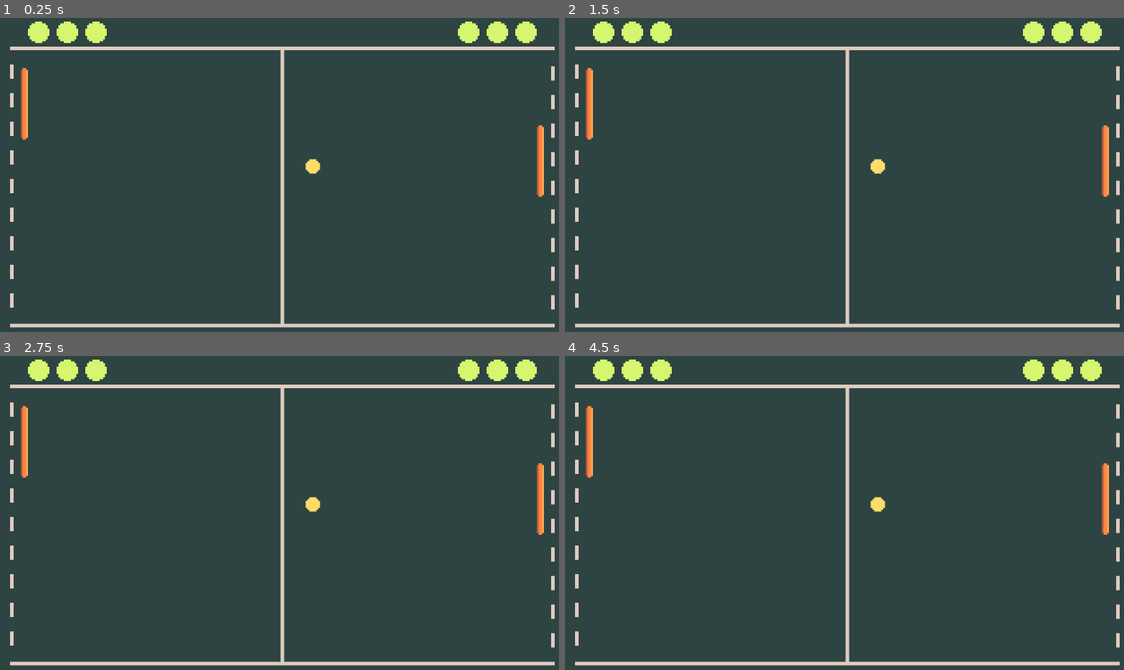
Above: before the commit, frames 1-4 (two rows, left to right).
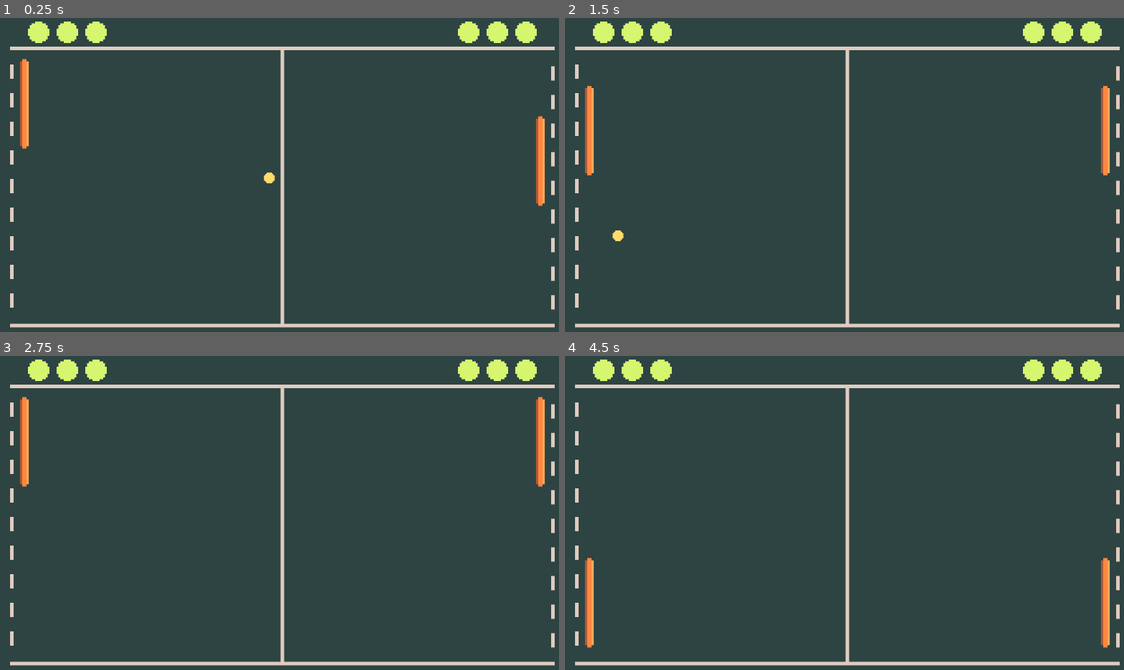
Above: after the commit, the same moments.

Repository: tchapley/twenty-game-challenge
Game: Godot game, scene res://pong/pong.tscn
Same seed, same stepped clock (60 frames per second), same inputs: the game is played once before the commit and once after it. Before the commit the project has no main scene; this scene is started directly in both runs.
Inputs:
- Up to frame 1 (0.25 s): no input
- Up to frame 2 (1.5 s): hold Up (ui_up) 0.53-1.28 s; hold Down (ui_down) from 1.28 s (still down)
- Up to frame 3 (2.75 s): release Down (ui_down) at 2.03 s; hold Up (ui_up) from 2.03 s (still down)
- Up to frame 4 (4.5 s): tap Enter at 3.5 s; release Up (ui_up) at 3.53 s; hold Down (ui_down) from 3.53 s (still down)

The runs differ from the first frame. In frame 1, 0.5% of the frame differs, in the area x 3-98%, y 12-60%; in frame 2, 0.8%; in frame 3, 0.8%; in frame 4, 1.5%, in the area x 3-98%, y 15-93%.

Commit message:
Added basic ball functionality Changed paddle collision shape to capsule

Diff:
--- /dev/null
+++ b/pong/paddle.gd
@@ -0,0 +1,8 @@
+extends CharacterBody2D
+
+const SPEED = 100
+
+func _process(_delta: float) -> void:
+	var direction: float = Input.get_axis("ui_up", "ui_down")
+	velocity = Vector2(0.0, direction * SPEED)
+	move_and_slide()
--- a/pong/pong.tscn
+++ b/pong/pong.tscn
@@ -1,17 +1,24 @@
-[gd_scene load_steps=7 format=3 uid="uid://d3fqsgrgedl1w"]
+[gd_scene load_steps=10 format=3 uid="uid://d3fqsgrgedl1w"]
 
 [ext_resource type="Texture2D" uid="uid://b3dlsqllth46a" path="res://pong/assets/pong_background.png" id="1_oumu0"]
 [ext_resource type="Texture2D" uid="uid://dw1rs37m4sa5q" path="res://pong/assets/pong_sprites.png" id="2_f7obv"]
 [ext_resource type="Texture2D" uid="uid://bebmkqyjr6ko8" path="res://pong/assets/pong_paddle.png" id="3_1hw3o"]
+[ext_resource type="Script" uid="uid://c2nrkt1031fmh" path="res://pong/paddle.gd" id="3_g8uh0"]
+[ext_resource type="Script" uid="uid://br0upa0p4rwka" path="res://pong/scripts/ball.gd" id="5_fif4v"]
 
 [sub_resource type="RectangleShape2D" id="RectangleShape2D_oumu0"]
 size = Vector2(320, 18)
 
-[sub_resource type="RectangleShape2D" id="RectangleShape2D_g8uh0"]
-size = Vector2(4, 40)
+[sub_resource type="CapsuleShape2D" id="CapsuleShape2D_fif4v"]
+radius = 1.6
+height = 40.0
+
+[sub_resource type="CapsuleShape2D" id="CapsuleShape2D_teprw"]
+radius = 1.60001
+height = 40.0
 
 [sub_resource type="CircleShape2D" id="CircleShape2D_fif4v"]
-radius = 4.0
+radius = 3.0
 
 [node name="Pong" type="Node"]
 
@@ -120,27 +127,32 @@
 
 [node name="PlayerOnePaddle" type="CharacterBody2D" parent="."]
 position = Vector2(16, 48)
+scale = Vector2(1.25, 1.25)
+script = ExtResource("3_g8uh0")
 
 [node name="Sprite2D" type="Sprite2D" parent="PlayerOnePaddle"]
 texture = ExtResource("3_1hw3o")
 
 [node name="CollisionShape2D" type="CollisionShape2D" parent="PlayerOnePaddle"]
-shape = SubResource("RectangleShape2D_g8uh0")
+shape = SubResource("CapsuleShape2D_fif4v")
 
 [node name="PlayerTwoPaddle" type="CharacterBody2D" parent="."]
 position = Vector2(304, 80)
+scale = Vector2(1.25, 1.25)
+script = ExtResource("3_g8uh0")
 
 [node name="Sprite2D" type="Sprite2D" parent="PlayerTwoPaddle"]
 texture = ExtResource("3_1hw3o")
 
 [node name="CollisionShape2D" type="CollisionShape2D" parent="PlayerTwoPaddle"]
-shape = SubResource("RectangleShape2D_g8uh0")
+shape = SubResource("CapsuleShape2D_teprw")
 
-[node name="Ball" type="RigidBody2D" parent="."]
+[node name="Ball" type="CharacterBody2D" parent="."]
 position = Vector2(177, 83)
-gravity_scale = 0.0
+script = ExtResource("5_fif4v")
 
 [node name="Sprite2D" type="Sprite2D" parent="Ball"]
+scale = Vector2(0.75, 0.75)
 texture = ExtResource("2_f7obv")
 hframes = 3
 frame = 2
--- /dev/null
+++ b/pong/scripts/ball.gd
@@ -0,0 +1,18 @@
+extends CharacterBody2D
+
+@onready var x_array: Array[float] = [0, 320]
+@onready var y_array: Array[float] = [24, 168]
+
+var initial_distance: Vector2
+var running_time: float = 0
+
+func _ready() -> void:
+	var initial_direction: Vector2 = Vector2(x_array.pick_random(), randf_range(y_array[0], y_array[1]))
+	initial_distance = initial_direction - global_position
+	velocity = initial_distance.normalized() * 100
+
+func _physics_process(delta: float) -> void:
+	running_time += delta
+	var collision: KinematicCollision2D = move_and_collide(velocity * delta)
+	if collision:
+		velocity = velocity.bounce(collision.get_normal()).normalized() * 100 * (1 + clampf(running_time / 60, 0.0, 1.0))
--- a/project.godot
+++ b/project.godot
@@ -11,6 +11,7 @@
 [application]
 
 config/name="Twenty Game Challenge"
+run/main_scene="uid://d3fqsgrgedl1w"
 config/features=PackedStringArray("4.4", "GL Compatibility")
 
 [display]
Not shown, added: pong/paddle.gd.uid
Not shown, added: pong/scripts/ball.gd.uid
